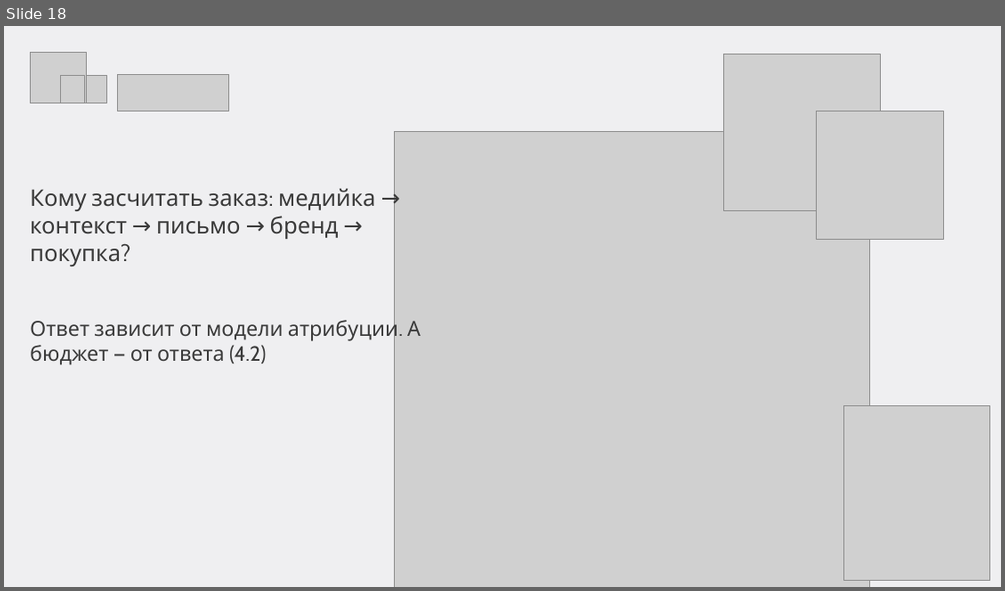
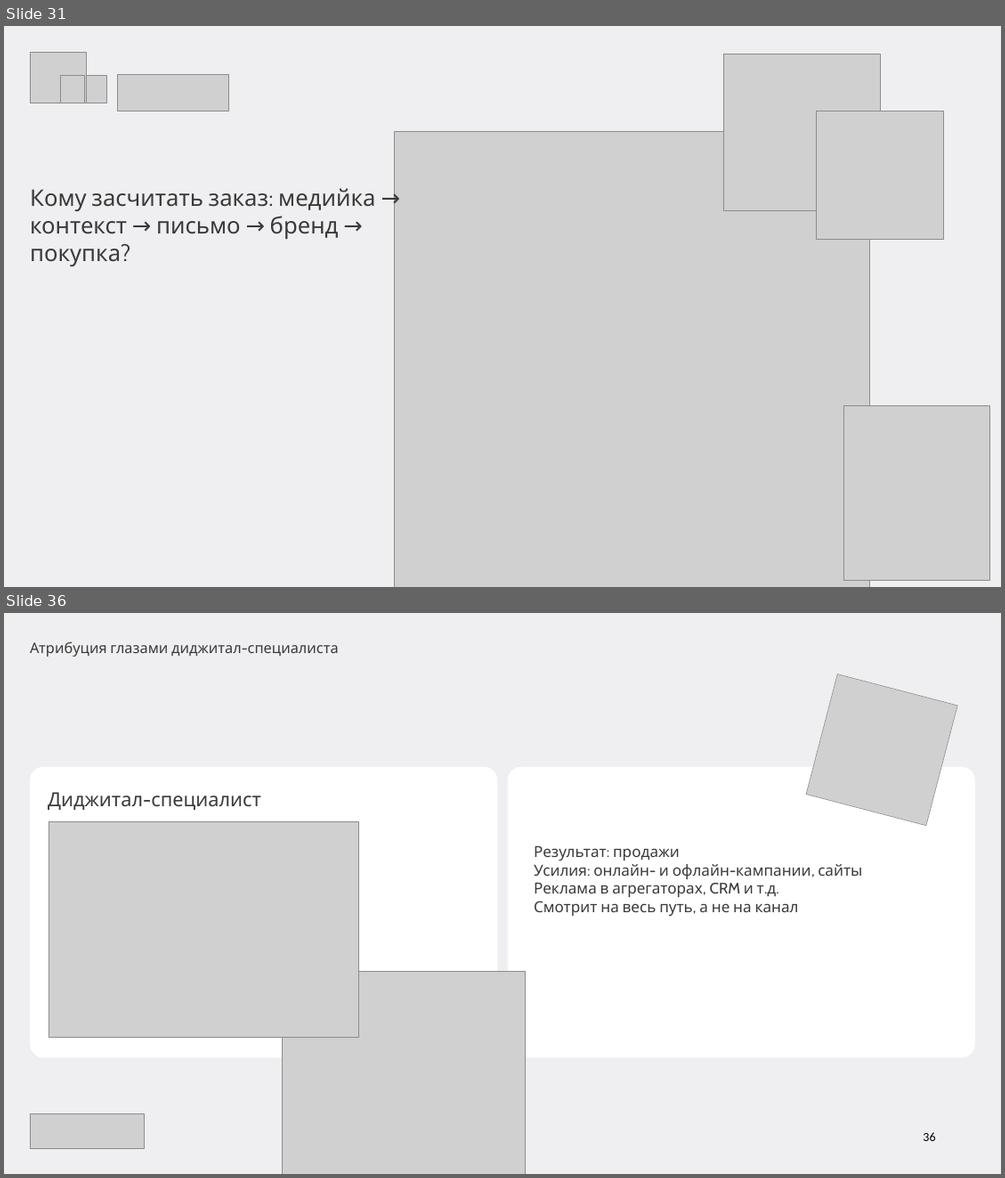
Before and after one commit to gavnukkk97/analytics-lectures, a slide deck: Драфт/маркетинговая-аналитика/presentations/Лекция 03 — Каналы и атрибуция (модули 3–4).pptx. Shown one above the other, each under a label of ours: slide 18 before the commit, slides 31 and 36 after it; the slides between them are not shown. The pictures are 1005x591 and 1005x1178 pixels, drawn with LibreOffice and Linux fonts; fonts in the diff are those of the drawing; grey boxes stand for pictures; background and template pictures are left out. Boxes give left, top, right and bottom in pixels: in the first picture for what was removed or moved away, otherwise in the second. Text is boxed around its words. In the diff, an @@ line names an element or a change of style, - is before the commit and + after.

Commit message:
Лекция 03 (2026-10-17): каналы, сквозная аналитика и атрибуция — финальная дека (58 слайдов) + README со ссылками (vc.ru, Шепли, Марков, YouTube); генераторы и 15 визуализаций (каналы, схемы, под капотом ML)

```diff
--- a/Драфт/маркетинговая-аналитика/presentations/Лекция 03 — Каналы и атрибуция (модули 3–4).pptx
+++ b/Драфт/маркетинговая-аналитика/presentations/Лекция 03 — Каналы и атрибуция (модули 3–4).pptx
@@ slide 36 added at <box>4,613,1001,1174</box>, background picture (left out) @@
@@ text added at <box>30,641,339,657</box>, 21 pt, text #3A3A3A @@
+Атрибуция глазами диджитал-специалиста
@@ picture added at <box>806,674,957,826</box> @@
@@ rounded rectangle added at <box>30,766,497,1057</box>, fill #FFFFFF @@
@@ rounded rectangle added at <box>508,766,975,1057</box>, fill #FFFFFF @@
@@ text added at <box>48,792,261,810</box>, 28 pt, text #3A3A3A @@
+Диджитал-специалист
@@ picture added at <box>48,821,358,1038</box> @@
@@ text added at <box>534,845,862,916</box>, 22 pt, text #3A3A3A @@
+Результат: продажи
+Усилия: онлайн- и офлайн-кампании, сайты
+Реклама в агрегаторах, CRM и т.д.
+Смотрит на весь путь, а не на канал
@@ picture added at <box>282,971,526,1174</box> @@
@@ picture added at <box>31,1114,144,1148</box> @@
@@ text added at <box>922,1132,935,1141</box>, 18 pt, text #000000 @@
+36
@@ what was slide 18 is now slide 31 @@
@@ slide 31 changed as well @@
@@ text removed at <box>30,316,421,365</box> @@
-Ответ зависит от модели атрибуции. А бюджет — от ответа (4.2)
```
Also in this commit, not shown: 24 other slides changed, 32 other slides added, 10 slides removed, 24 other files.
